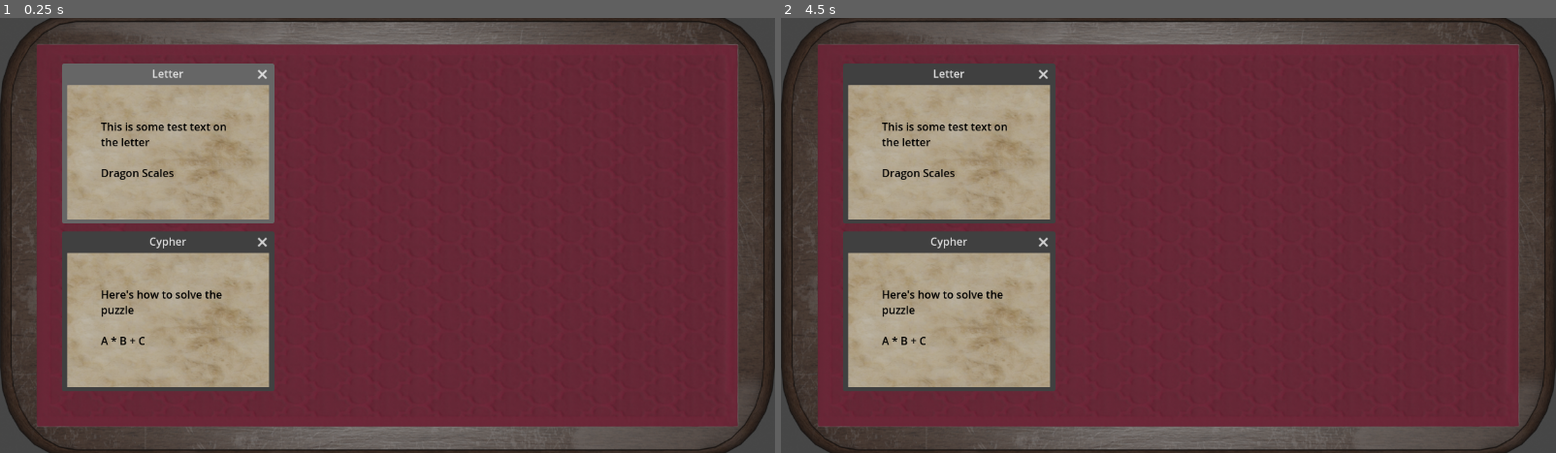
Above: before the commit, frames 1-2 (left to right).
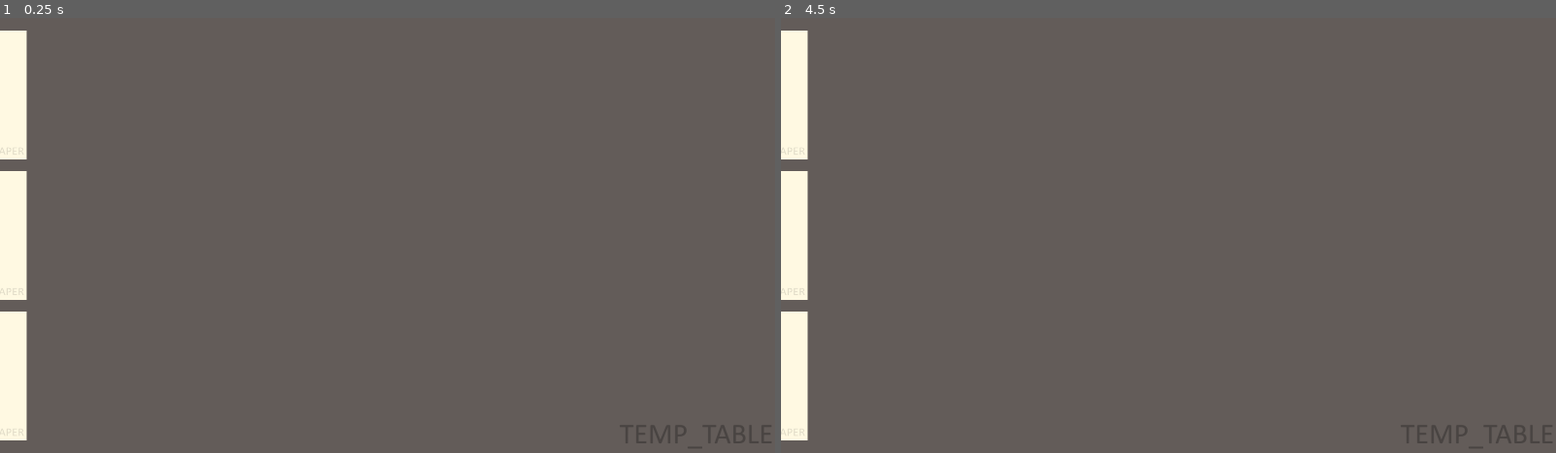
Above: after the commit, the same moments.

Repository: Team-Cellophane/Moon_Viewing
Game: Godot game, scene res://Scenes/table_scene.tscn
Two runs of this game, one before a commit and one after it. Both use one fixed random seed, a clock stepped at 60 frames per second and the inputs below. Before the commit the project starts from res://Scenes/table_control.tscn.
Inputs (mouse positions are in pixels of both pictures, inside the frame that each line leads up to):
- Up to frame 1 (0.25 s): no input
- Up to frame 2 (4.5 s): tap Enter at 0.5, 2, 3.5 s; move the mouse to (1339, 213) at 0.52 s; click (1339, 213) at 0.67 s; tap Space at 1.25, 2.75, 4.25 s; move the mouse to (1013, 257) at 1.27 s; click (1013, 257) at 1.42 s; move the mouse to (1246, 139) at 2.02 s; click (1246, 139) at 2.17 s; move the mouse to (1129, 322) at 2.77 s; click (1129, 322) at 2.92 s; move the mouse to (1401, 300) at 3.52 s; click (1401, 300) at 3.67 s; move the mouse to (936, 170) at 4.27 s; click (936, 170) at 4.42 s

The runs differ from the first frame. In frame 1, 91% of the frame differs, in the area x 0-100%, y 0-100%; in frame 2, 93%.

Commit message:
Updating Draggable script, replacing temporary textures, and added other two side pages

Diff:
--- a/Scenes/table_control.tscn
+++ /dev/null
@@ -1,61 +0,0 @@
-[gd_scene load_steps=3 format=3 uid="uid://sh55b62nonuo"]
-
-[ext_resource type="Texture2D" uid="uid://cp5p66yv2fdl5" path="res://Textures/Table.png" id="1_f561x"]
-[ext_resource type="Texture2D" uid="uid://bpxfnwksrqlo2" path="res://Textures/Paper.png" id="2_0uky0"]
-
-[node name="Main_Control" type="Control"]
-layout_mode = 3
-anchors_preset = 15
-anchor_right = 1.0
-anchor_bottom = 1.0
-grow_horizontal = 2
-grow_vertical = 2
-
-[node name="Background_TextureRect" type="TextureRect" parent="."]
-layout_mode = 0
-offset_right = 1152.0
-offset_bottom = 648.0
-texture = ExtResource("1_f561x")
-expand_mode = 1
-
-[node name="Letter_Window" type="Window" parent="."]
-title = "Letter"
-position = Vector2i(100, 100)
-size = Vector2i(300, 200)
-
-[node name="TextureRect" type="TextureRect" parent="Letter_Window"]
-offset_right = 40.0
-offset_bottom = 40.0
-texture = ExtResource("2_0uky0")
-
-[node name="RichTextLabel" type="RichTextLabel" parent="Letter_Window"]
-offset_left = 50.0
-offset_top = 50.0
-offset_right = 250.0
-offset_bottom = 1246.0
-theme_override_colors/default_color = Color(0, 0, 0, 1)
-text = "This is some test text on  the letter
-
-Dragon Scales"
-fit_content = true
-
-[node name="Cypher_Window" type="Window" parent="."]
-title = "Cypher"
-position = Vector2i(100, 350)
-size = Vector2i(300, 200)
-
-[node name="TextureRect" type="TextureRect" parent="Cypher_Window"]
-offset_right = 40.0
-offset_bottom = 40.0
-texture = ExtResource("2_0uky0")
-
-[node name="RichTextLabel" type="RichTextLabel" parent="Cypher_Window"]
-offset_left = 50.0
-offset_top = 50.0
-offset_right = 250.0
-offset_bottom = 1246.0
-theme_override_colors/default_color = Color(0, 0, 0, 1)
-text = "Here's how to solve the puzzle
-
-A * B + C"
-fit_content = true
--- a/Scenes/table_scene.tscn
+++ b/Scenes/table_scene.tscn
@@ -1,20 +1,107 @@
-[gd_scene load_steps=4 format=3 uid="uid://ca5wfb2dckrpx"]
+[gd_scene load_steps=8 format=3 uid="uid://ca5wfb2dckrpx"]
 
-[ext_resource type="Texture2D" uid="uid://cp5p66yv2fdl5" path="res://Textures/Table.png" id="1_i5oer"]
-[ext_resource type="Texture2D" uid="uid://bpxfnwksrqlo2" path="res://Textures/Paper.png" id="2_qmhc7"]
+[ext_resource type="Texture2D" uid="uid://cp5p66yv2fdl5" path="res://Textures/TEMP/Table.png" id="1_i5oer"]
+[ext_resource type="Texture2D" uid="uid://bpxfnwksrqlo2" path="res://Textures/TEMP/Paper.png" id="2_qmhc7"]
 [ext_resource type="Script" path="res://Scripts/Draggable.gd" id="3_x8cl0"]
+[ext_resource type="Texture2D" uid="uid://ckmv73j1xtjqf" path="res://Textures/TEMP/Minimize.png" id="4_p0rbv"]
+
+[sub_resource type="RectangleShape2D" id="RectangleShape2D_tnx6v"]
+size = Vector2(1145.39, 810.95)
+
+[sub_resource type="Animation" id="Animation_jybm4"]
+resource_name = "Page_Expand"
+
+[sub_resource type="AnimationLibrary" id="AnimationLibrary_c6ply"]
+_data = {
+"Page_Expand": SubResource("Animation_jybm4")
+}
 
 [node name="Main_Node2D" type="Node2D"]
 
 [node name="Background_Sprite2D" type="Sprite2D" parent="."]
-position = Vector2(573, 328)
-scale = Vector2(0.596875, 0.601852)
+position = Vector2(960, 540)
 texture = ExtResource("1_i5oer")
 
-[node name="Resources_Node2D" type="Node2D" parent="."]
+[node name="Letter_Node2D" type="Node2D" parent="."]
+position = Vector2(-170, 191)
 
-[node name="Letter_Sprite2D" type="Sprite2D" parent="Resources_Node2D"]
-position = Vector2(204, 136)
-scale = Vector2(0.183682, 0.161111)
+[node name="Letter_Sprite2D" type="Sprite2D" parent="Letter_Node2D"]
+scale = Vector2(0.412085, 0.394599)
 texture = ExtResource("2_qmhc7")
 script = ExtResource("3_x8cl0")
+
+[node name="LetterMin_Button" type="Button" parent="Letter_Node2D/Letter_Sprite2D"]
+offset_left = -570.27
+offset_top = -403.534
+offset_right = -487.27
+offset_bottom = -370.534
+action_mode = 0
+icon = ExtResource("4_p0rbv")
+flat = true
+
+[node name="Area2D" type="Area2D" parent="Letter_Node2D/Letter_Sprite2D"]
+
+[node name="CollisionShape2D" type="CollisionShape2D" parent="Letter_Node2D/Letter_Sprite2D/Area2D"]
+position = Vector2(0, -3.05176e-05)
+scale = Vector2(1, 1)
+shape = SubResource("RectangleShape2D_tnx6v")
+
+[node name="AnimationPlayer" type="AnimationPlayer" parent="Letter_Node2D/Letter_Sprite2D"]
+libraries = {
+"": SubResource("AnimationLibrary_c6ply")
+}
+
+[node name="Cypher_Node2D" type="Node2D" parent="."]
+position = Vector2(-170, 540)
+
+[node name="Cypher_Sprite2D" type="Sprite2D" parent="Cypher_Node2D"]
+scale = Vector2(0.412085, 0.394599)
+texture = ExtResource("2_qmhc7")
+script = ExtResource("3_x8cl0")
+
+[node name="CypherMin_Button" type="Button" parent="Cypher_Node2D/Cypher_Sprite2D"]
+offset_left = -570.27
+offset_top = -403.534
+offset_right = -487.27
+offset_bottom = -370.534
+action_mode = 0
+icon = ExtResource("4_p0rbv")
+flat = true
+
+[node name="Area2D" type="Area2D" parent="Cypher_Node2D/Cypher_Sprite2D"]
+
+[node name="CollisionShape2D" type="CollisionShape2D" parent="Cypher_Node2D/Cypher_Sprite2D/Area2D"]
+position = Vector2(0, -3.05176e-05)
+scale = Vector2(1, 1)
+shape = SubResource("RectangleShape2D_tnx6v")
+
+[node name="Guide_Node2D" type="Node2D" parent="."]
+position = Vector2(-170, 889)
+
+[node name="Guide_Sprite2D" type="Sprite2D" parent="Guide_Node2D"]
+scale = Vector2(0.412085, 0.394599)
+texture = ExtResource("2_qmhc7")
+script = ExtResource("3_x8cl0")
+
+[node name="GuideMin_Button" type="Button" parent="Guide_Node2D/Guide_Sprite2D"]
+offset_left = -570.27
+offset_top = -403.534
+offset_right = -487.27
+offset_bottom = -370.534
+action_mode = 0
+icon = ExtResource("4_p0rbv")
+flat = true
+
+[node name="Area2D" type="Area2D" parent="Guide_Node2D/Guide_Sprite2D"]
+
+[node name="CollisionShape2D" type="CollisionShape2D" parent="Guide_Node2D/Guide_Sprite2D/Area2D"]
+position = Vector2(0, -3.05176e-05)
+scale = Vector2(1, 1)
+shape = SubResource("RectangleShape2D_tnx6v")
+
+[connection signal="pressed" from="Letter_Node2D/Letter_Sprite2D/LetterMin_Button" to="Letter_Node2D/Letter_Sprite2D" method="_on_letter_min_button_pressed"]
+[connection signal="input_event" from="Letter_Node2D/Letter_Sprite2D/Area2D" to="Letter_Node2D/Letter_Sprite2D" method="_on_area_2d_input_event"]
+[connection signal="pressed" from="Cypher_Node2D/Cypher_Sprite2D/CypherMin_Button" to="Cypher_Node2D/Cypher_Sprite2D" method="_on_letter_min_button_pressed"]
+[connection signal="input_event" from="Cypher_Node2D/Cypher_Sprite2D/Area2D" to="Cypher_Node2D/Cypher_Sprite2D" method="_on_area_2d_input_event"]
+[connection signal="pressed" from="Guide_Node2D/Guide_Sprite2D/GuideMin_Button" to="Guide_Node2D/Guide_Sprite2D" method="_on_letter_min_button_pressed"]
+[connection signal="input_event" from="Guide_Node2D/Guide_Sprite2D/Area2D" to="Guide_Node2D/Guide_Sprite2D" method="_on_area_2d_input_event"]
--- a/Scripts/Draggable.gd
+++ b/Scripts/Draggable.gd
@@ -1,12 +1,27 @@
 extends Sprite2D
 
 var isSelected = false
+var returningHome = false
 
 func _input(event):
-	if event is InputEventMouseButton and event.button_index == MOUSE_BUTTON_LEFT:
-		isSelected = event.pressed
+	if event is InputEventMouseButton and event.button_index == MOUSE_BUTTON_LEFT and not event.pressed:
+		isSelected = false
 
 
 func _physics_process(delta):
 	if isSelected:
 		global_position = lerp(global_position, get_global_mouse_position(), 25 * delta)
+	elif returningHome:
+		if (-0.1 < position.x and 0.1 > position.x) and (-0.1 < position.y and 0.1 > position.y):
+			returningHome = false
+		else:
+			position = lerp(position, Vector2(0, 0), 25 * delta)
+
+
+func _on_area_2d_input_event(viewport, event, shape_idx):
+	if event is InputEventMouseButton and event.button_index == MOUSE_BUTTON_LEFT and event.pressed:
+		isSelected = true
+
+
+func _on_letter_min_button_pressed():
+	returningHome = true
--- a/project.godot
+++ b/project.godot
@@ -11,9 +11,14 @@
 [application]
 
 config/name="Project Cellophane"
-run/main_scene="res://Scenes/table_control.tscn"
+run/main_scene="res://Scenes/table_scene.tscn"
 config/features=PackedStringArray("4.2", "GL Compatibility")
 config/icon="res://icon.svg"
+
+[display]
+
+window/size/viewport_width=1920
+window/size/viewport_height=1080
 
 [dotnet]
 
Binary file added: Textures/Letters/Letter-1_Cards.png
Not shown, added: Textures/Letters/Letter-1_Cards.png.import
Binary file added: Textures/Letters/Letter-1_Message.png
Not shown, added: Textures/Letters/Letter-1_Message.png.import
Binary file removed: Textures/Paper.png
Binary file added: Textures/TEMP/Minimize.png
Not shown, changed: Textures/TEMP/Minimize.png.import
Binary file added: Textures/TEMP/Paper.png
Not shown, changed: Textures/TEMP/Paper.png.import
Binary file added: Textures/TEMP/Table.png
Not shown, added: Textures/TEMP/Table.png.import
Binary file removed: Textures/Table.png
(and 1 more such lines)
